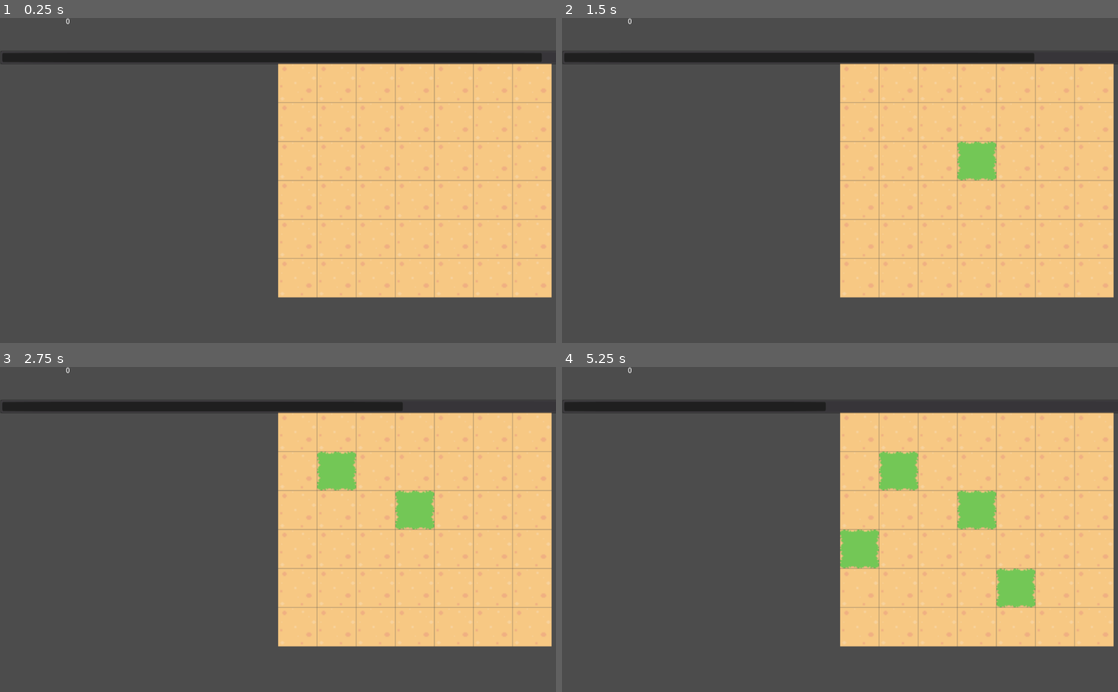
Above: before the commit, frames 1-4 (two rows, left to right).
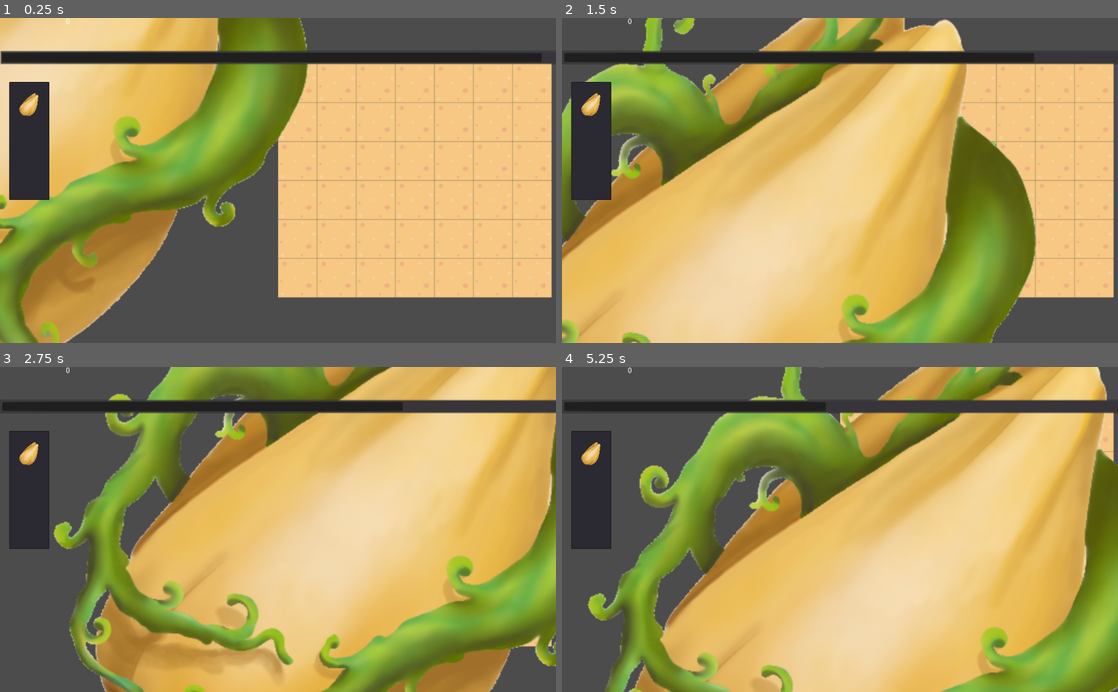
Above: after the commit, the same moments.

Repository: mr-yak/LD51
Game: Godot game, scene res://Scenes/Node2D.tscn
The game is run twice, just before and just after one commit, with the same random seed, the same clock (stepped at 60 frames per second) and the same inputs.
Inputs (mouse positions are in pixels of both pictures, inside the frame that each line leads up to):
- Up to frame 1 (0.25 s): no input
- Up to frame 2 (1.5 s): move the mouse to (962, 164) at 0.52 s; click (962, 164) at 0.67 s; move the mouse to (728, 196) at 1.27 s; click (728, 196) at 1.42 s
- Up to frame 3 (2.75 s): move the mouse to (333, 458) at 2.02 s; click (333, 458) at 2.17 s
- Up to frame 4 (5.25 s): move the mouse to (812, 594) at 2.77 s; click (812, 594) at 2.92 s; move the mouse to (1006, 578) at 3.52 s; click (1006, 578) at 3.67 s; move the mouse to (673, 480) at 4.27 s; click (673, 480) at 4.42 s; move the mouse to (867, 529) at 5.02 s; click (867, 529) at 5.17 s

The runs differ from the first frame. In frame 1, 38% of the frame differs, in the area x 0-56%, y 0-100%; in frame 2, 66%; in frame 3, 69%, in the area x 1-100%, y 0-100%; in frame 4, 68%.

Commit message:
stuf

Diff:
--- a/Scenes/Main.gd
+++ b/Scenes/Main.gd
@@ -1,6 +1,17 @@
 extends Node2D
 
 var coins = 0;
+var item1 = load("res://seeds/seed.png")
+onready var inventory = $UI/ItemList
+
+func _ready():
+	inventory.add_icon_item(item1)
 
 func _process(delta):
 	$UI/Coin_Count.text = String(coins)
+
+
+func _on_ItemList_item_selected(index):
+	inventory.remove_item(index)
+
+	pass # Replace with function body.
--- /dev/null
+++ b/Scenes/MouseFollow.gd
@@ -0,0 +1,17 @@
+extends Sprite
+
+
+# Declare member variables here. Examples:
+# var a = 2
+# var b = "text"
+
+
+# Called when the node enters the scene tree for the first time.
+func _ready():
+	pass # Replace with function body.
+
+
+# Called every frame. 'delta' is the elapsed time since the previous frame.
+func _process(delta):
+	position = get_global_mouse_position()
+	pass
--- a/Scenes/Node2D.tscn
+++ b/Scenes/Node2D.tscn
@@ -1,9 +1,11 @@
-[gd_scene load_steps=6 format=2]
+[gd_scene load_steps=8 format=2]
 
 [ext_resource path="res://Assets/First Asset pack.png" type="Texture" id=1]
 [ext_resource path="res://Scripts/TileMap.gd" type="Script" id=2]
 [ext_resource path="res://Scenes/Timer_Progress.gd" type="Script" id=3]
 [ext_resource path="res://Scenes/Main.gd" type="Script" id=4]
+[ext_resource path="res://Scenes/MouseFollow.gd" type="Script" id=5]
+[ext_resource path="res://seeds/elf_seed.png" type="Texture" id=6]
 
 [sub_resource type="TileSet" id=1]
 0/name = "First Asset pack.png 0"
@@ -67,6 +69,17 @@
 
 [node name="UI" type="CanvasLayer" parent="."]
 
+[node name="ItemList" type="ItemList" parent="UI"]
+anchor_left = 0.017
+anchor_top = 0.197
+anchor_right = 0.017
+anchor_bottom = 0.197
+margin_left = -0.408001
+margin_top = -0.200005
+margin_right = 73.592
+margin_bottom = 217.8
+fixed_icon_size = Vector2( 64, 64 )
+
 [node name="Coin_Count" type="Label" parent="UI"]
 margin_right = 250.0
 margin_bottom = 50.0
@@ -90,4 +103,9 @@
 wait_time = 10.0
 autostart = true
 
+[node name="MouseFollow" type="Sprite" parent="."]
+texture = ExtResource( 6 )
+script = ExtResource( 5 )
+
+[connection signal="item_selected" from="UI/ItemList" to="." method="_on_ItemList_item_selected"]
 [connection signal="timeout" from="UI/Timer_Progress/Quota_Timer" to="UI/Timer_Progress" method="_on_Quota_Timer_timeout"]
Binary file added: seeds/elf_seed.png
Not shown, added: seeds/elf_seed.png.import
Binary file added: seeds/sea_seed.png
Not shown, added: seeds/sea_seed.png.import
Binary file added: seeds/seed.png
Not shown, added: seeds/seed.png.import
Binary file added: seeds/tern_seed.png
Not shown, added: seeds/tern_seed.png.import
